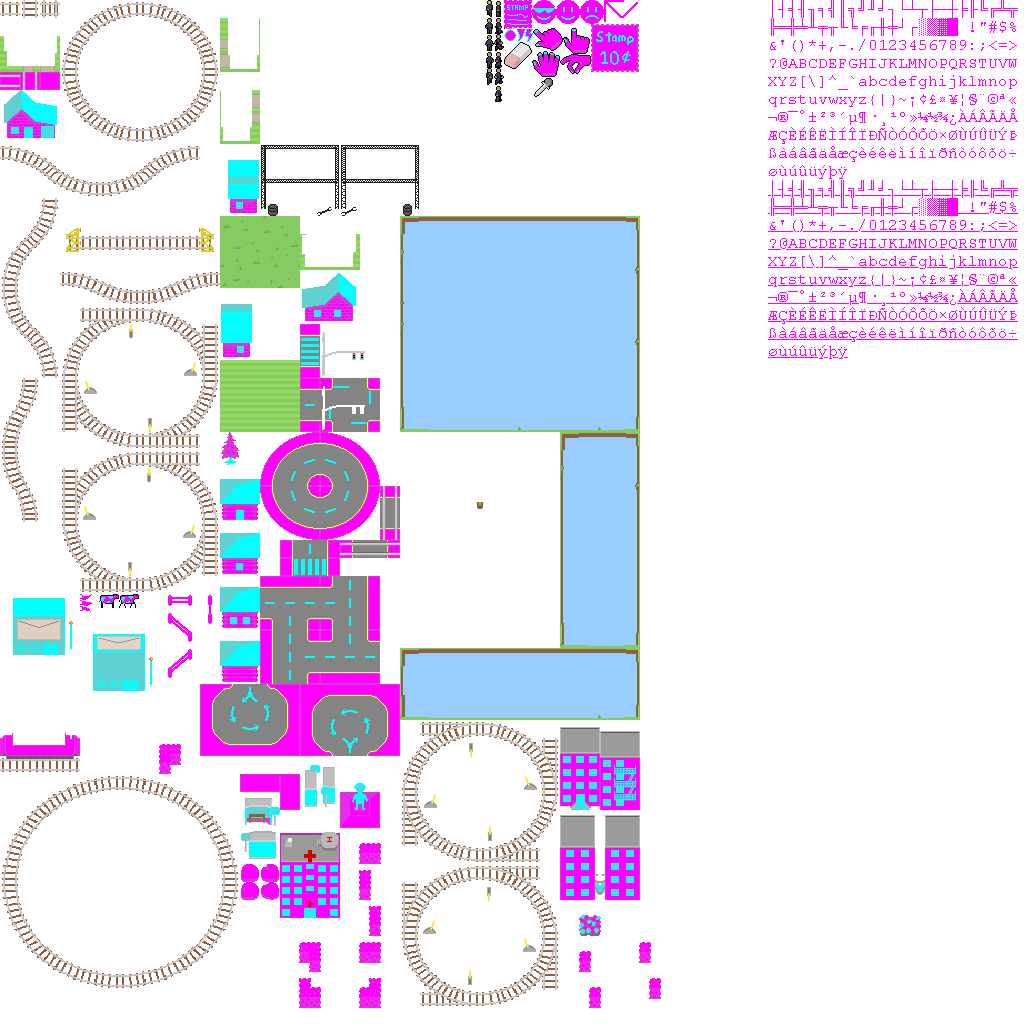
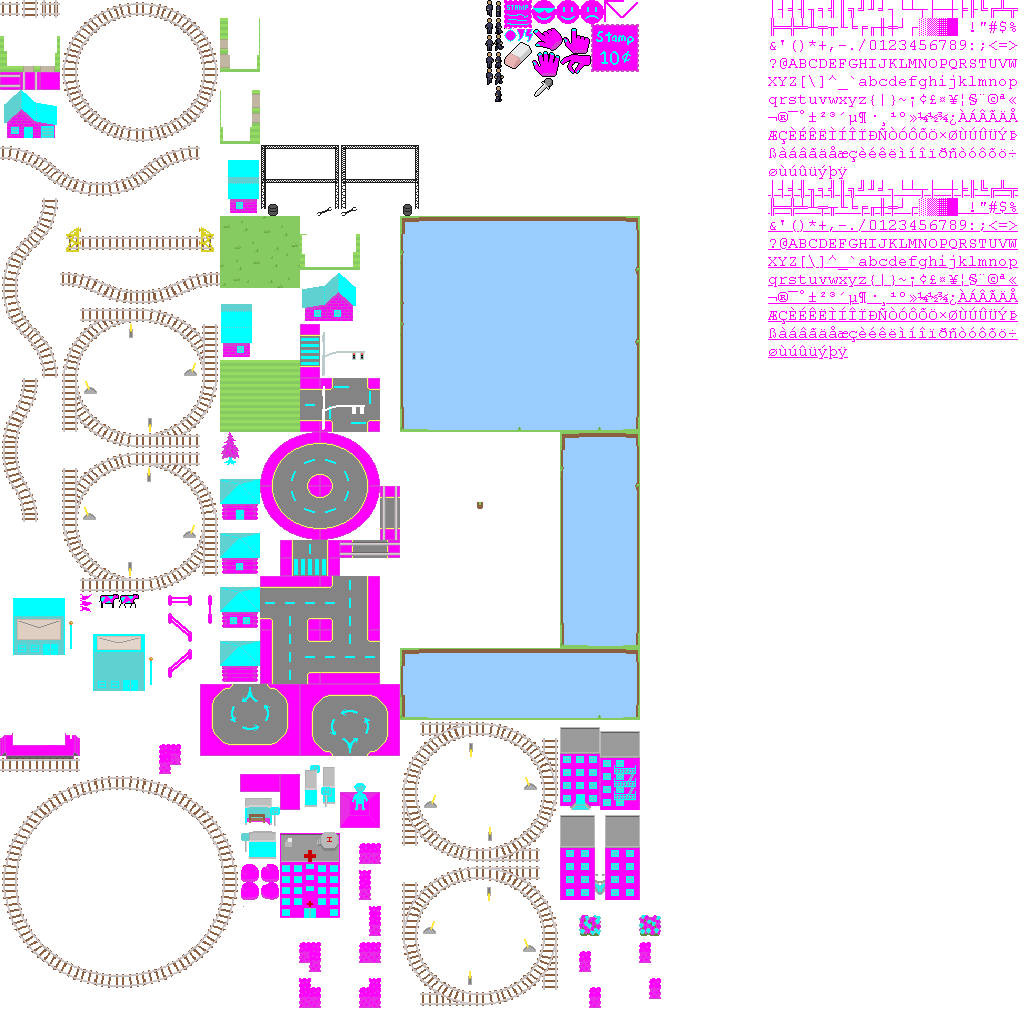
Layers edited between the first and the second 1024 x 1024 image:
painted on "base.png copy" over (579, 915, 661, 936)
